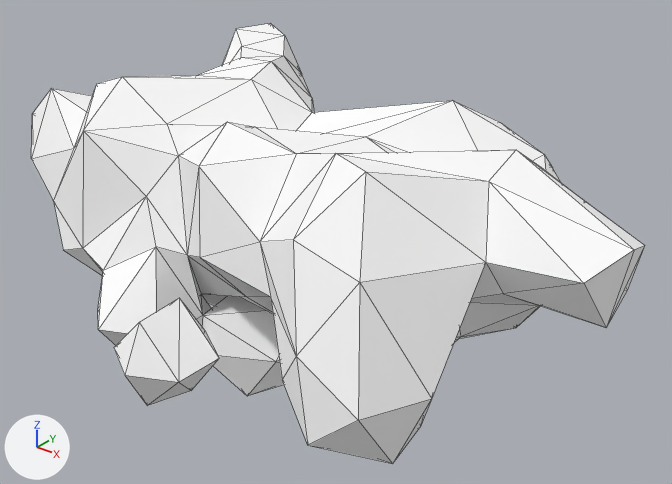
The Blender file Assets/Models/Environment/mcfunky_cloud_collection/Cloud 06 decimate.blend: old version first, new version second.
Rendered twice from a camera (50 mm lens) standing at (1.514, -1.651, 0.992) and looking at (0.148, 0.057, -0.067). Every picture has the same lights, and +X, +Y and +Z are marked at lower left. Mesh edges are drawn as thin lines.

Names of what the first picture shows: 'cloud_6'.
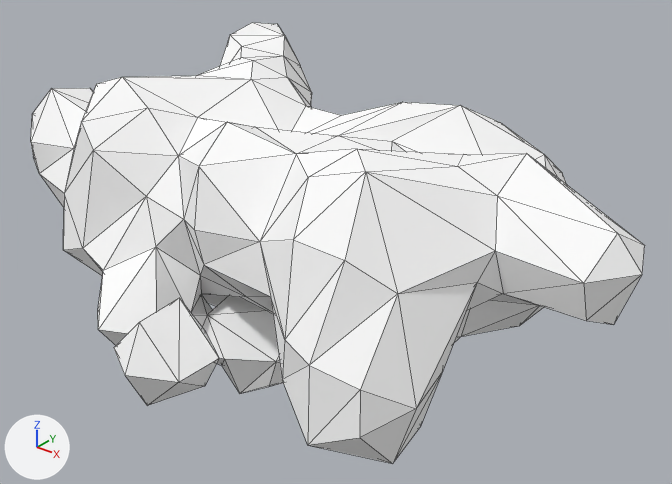
Patch to the scene script:
```diff
--- a/Assets/Models/Environment/mcfunky_cloud_collection/Cloud 06 decimate.blend.py
+++ b/Assets/Models/Environment/mcfunky_cloud_collection/Cloud 06 decimate.blend.py
@@ ob_cloud_6 @@
 _m = ob_cloud_6.modifiers.new('Decimate', 'DECIMATE')
-_m.ratio = 0.3
+_m.ratio = 0.4
```

Pixel boxes [x1, y1, x2, y2] of what changed, in the pictures (672 x 484 px):
'cloud_6', modifiers changed: [31, 23, 645, 463] in both
